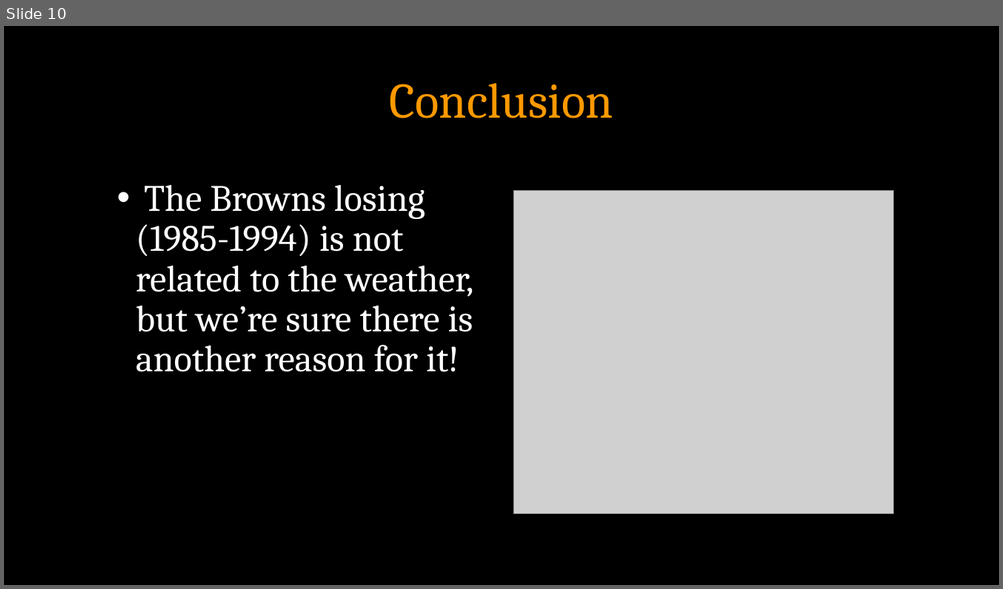
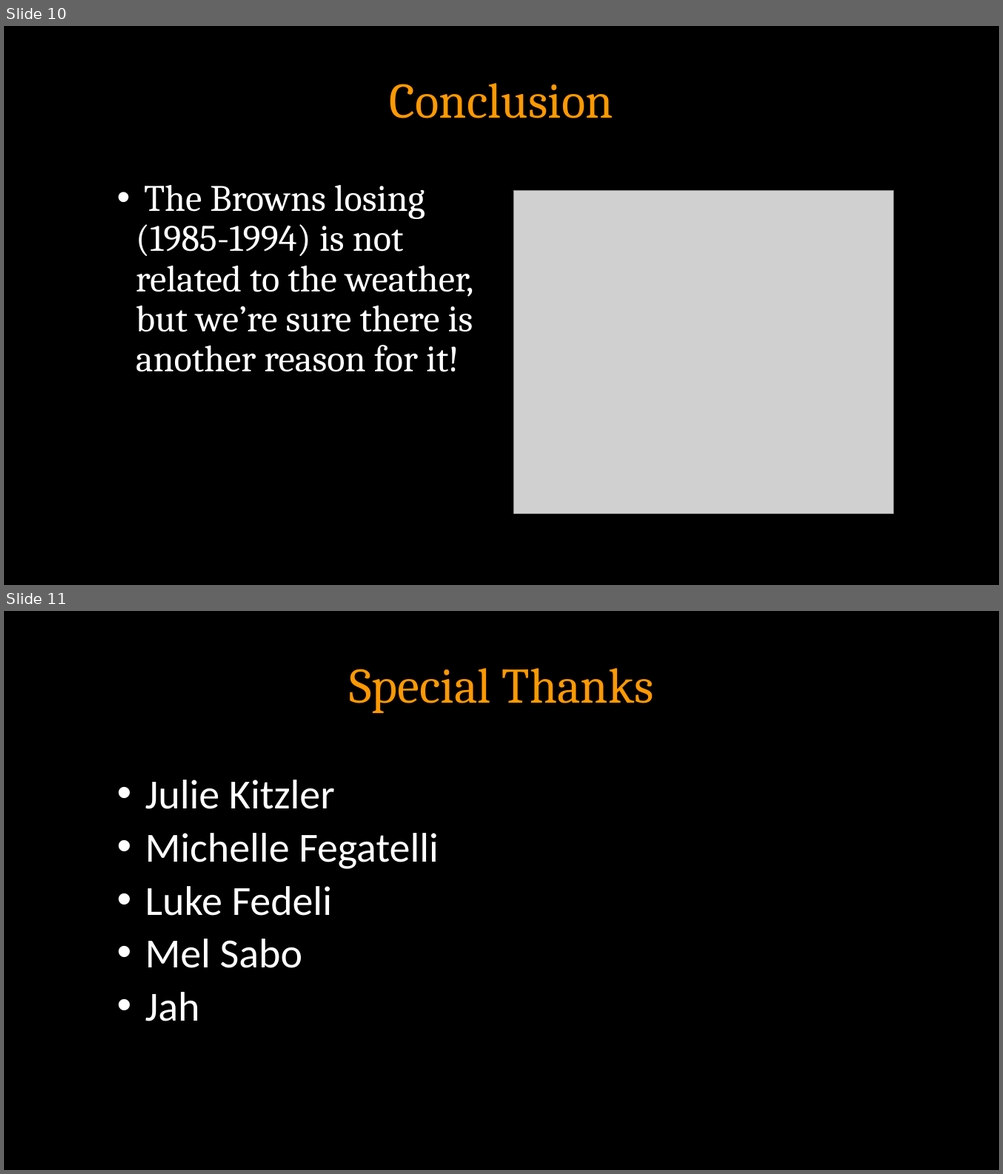
Before and after one commit to LongPatrol/Project-One, a slide deck: Are the Browns Losing Seasons The Fault of.pptx. Shown one above the other, each under a label of ours: slide 10 before the commit, slides 10 and 11 after it. The pictures are 1003x589 and 1003x1174 pixels, drawn with LibreOffice and Linux fonts; fonts in the diff are those of the drawing; grey boxes stand for pictures; background and template pictures are left out. Boxes give left, top, right and bottom in pixels: in the first picture for what was removed or moved away, otherwise in the second. Text is boxed around its words. In the diff, an @@ line names an element or a change of style, - is before the commit and + after.

```diff
--- a/Are the Browns Losing Seasons The Fault of.pptx
+++ b/Are the Browns Losing Seasons The Fault of.pptx
@@ slide 11 added at (4, 611, 999, 1170), background picture (left out) @@
@@ title added at (349, 668, 654, 713), 48 pt, text #FF9900 @@
+Special Thanks
@@ text added at (145, 780, 438, 1022), 40 pt, text #FFFFFF @@
+• Julie Kitzler
+• Michelle Fegatelli
+• Luke Fedeli
+• Mel Sabo
+• Jah
```
Also in this commit, not shown: 3 slides changed, 1 other file.
